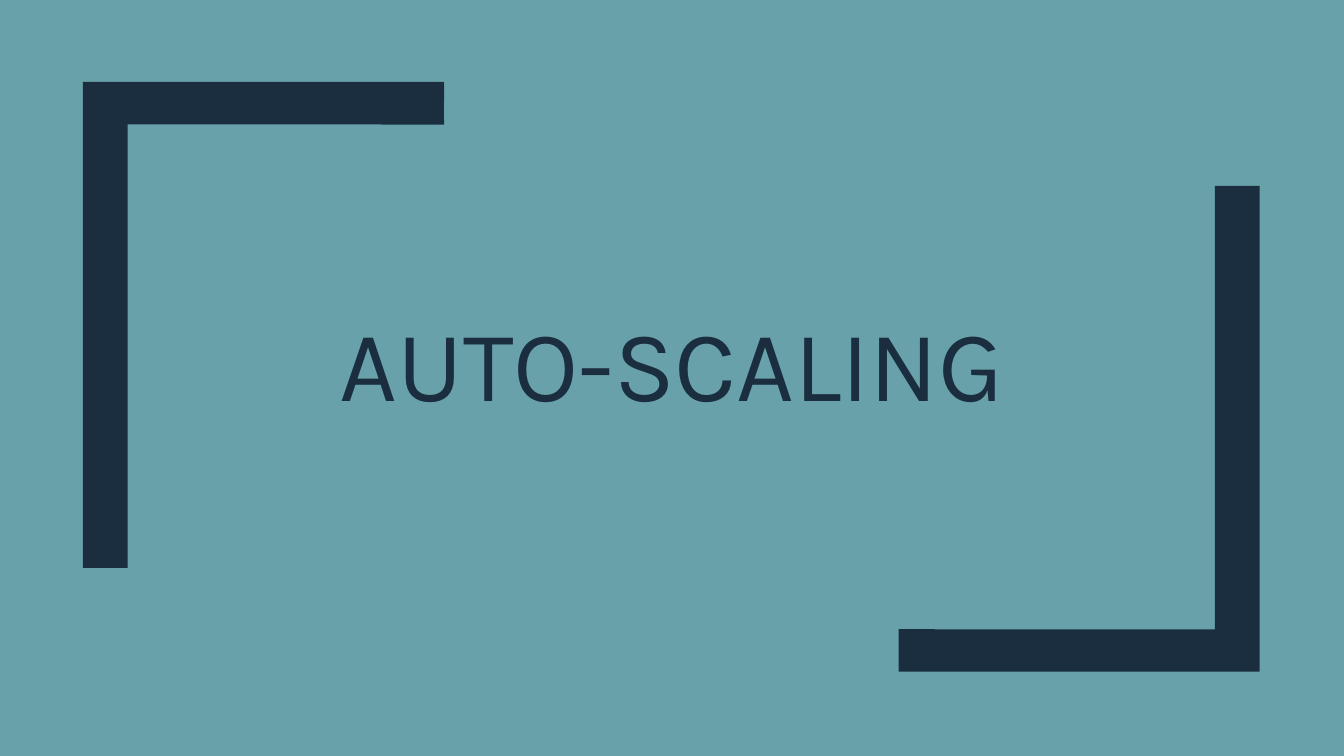
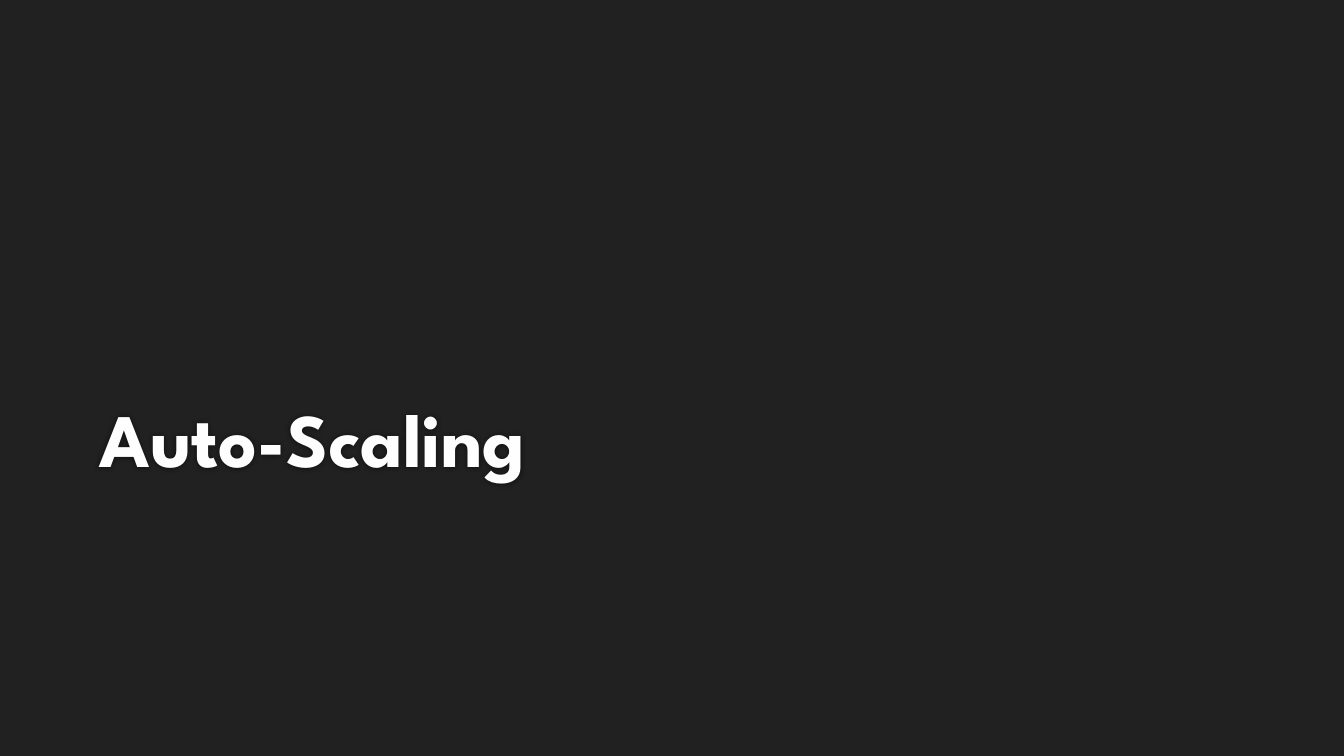
Before and after one commit to kevindomm/Auto-Scaling, a slide deck: slide 1 of autoscaling/Auto-Scaling.pptx. Drawn at 1344x756 pixels with LibreOffice and Linux fonts; fonts in the diff are those of the drawing; background and template pictures are left out. Boxes give left, top, right and bottom in pixels: in the first picture for what was removed or moved away, otherwise in the second. Text is boxed around its words. In the diff, an @@ line names an element or a change of style, - is before the commit and + after.

```diff
--- a/autoscaling/Auto-Scaling.pptx
+++ b/autoscaling/Auto-Scaling.pptx
@@ background #69A1AB to #212121 @@
@@ freeform shape removed at [83, 82, 444, 568] @@
@@ freeform shape removed at [899, 186, 1260, 671] @@
@@ title at [99, 415, 525, 484]: text changed; size 72 to 54 pt; font Karla to League Spartan; text colour #1A2E40 to #FEFEFE; bold on @@
-AUTO-SCALING
+Auto-Scaling
```
Also in this commit, not shown: 2 other slides changed, 2 slides added, 2 slides removed.
